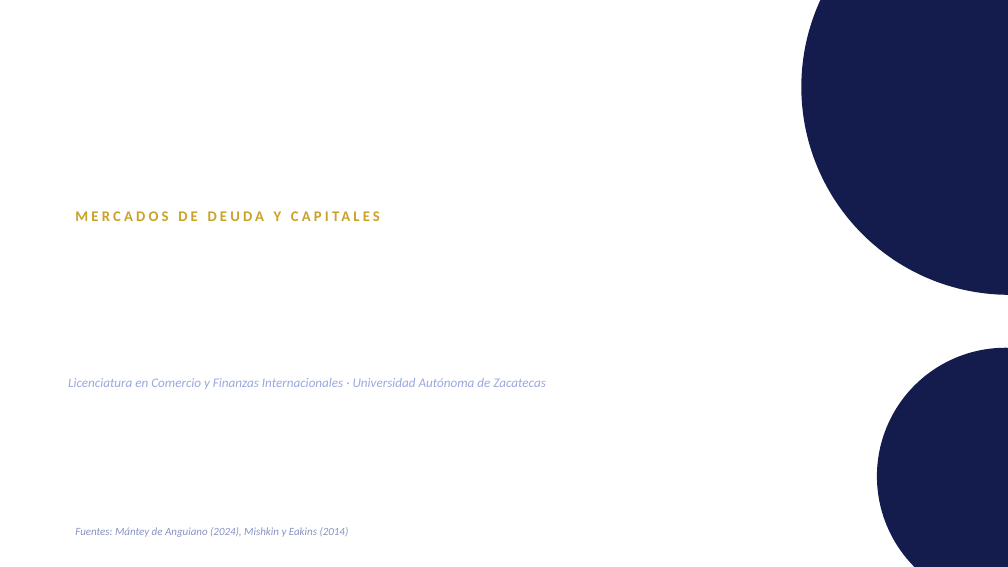
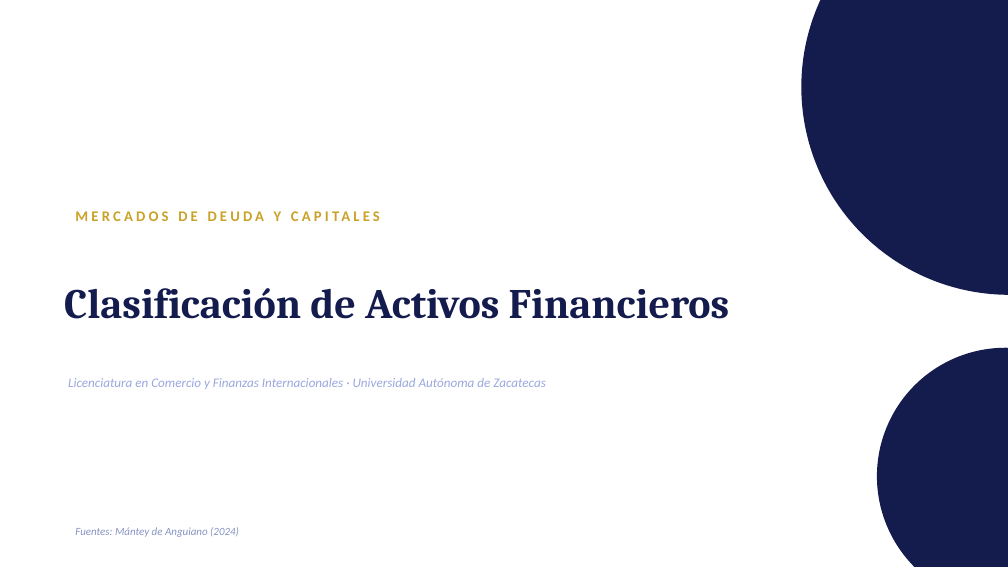
Before and after one commit to LoMarrujo/notes_mercados_dc, a slide deck: slide 1 of notas_unidades/unidad1/2_clasificacion_activos.pptx. Drawn at 1008x567 pixels with LibreOffice and Linux fonts; fonts in the diff are those of the drawing. Boxes give left, top, right and bottom in pixels: in the first picture for what was removed or moved away, otherwise in the second. Text is boxed around its words. In the diff, an @@ line names an element or a change of style, - is before the commit and + after.

```diff
--- a/notas_unidades/unidad1/2_clasificacion_activos.pptx
+++ b/notas_unidades/unidad1/2_clasificacion_activos.pptx
@@ text added at (64, 288, 730, 319), 40 pt, text #141B4D, bold @@
+Clasificación de Activos Financieros
@@ text at (75, 527, 239, 537): text changed @@
-Fuentes: Mántey de Anguiano (2024), Mishkin y Eakins (2014)
+Fuentes: Mántey de Anguiano (2024)
```
Also in this commit, not shown: 5 other slides changed, 2 slides removed, 3 other files.
